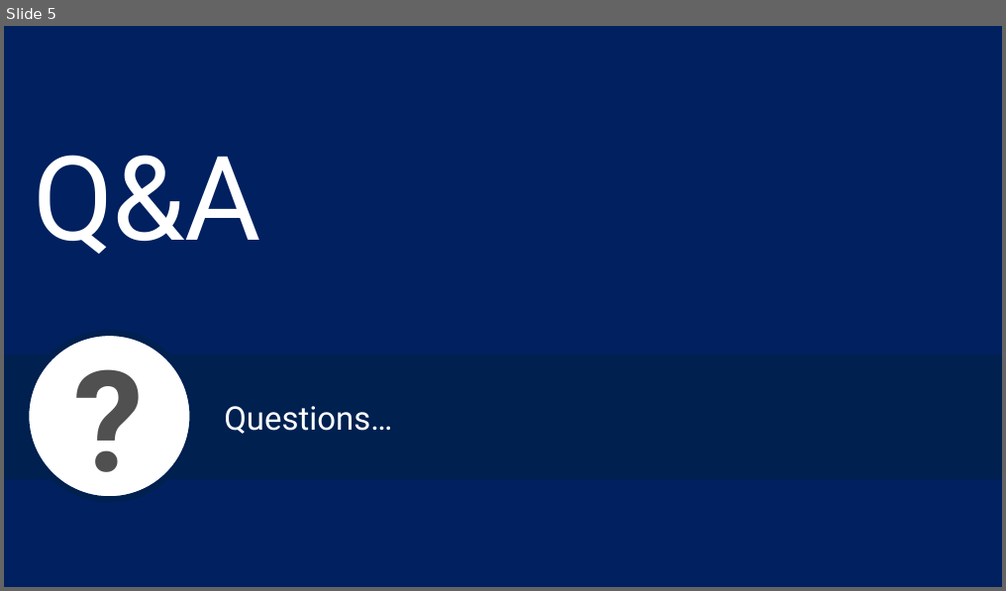
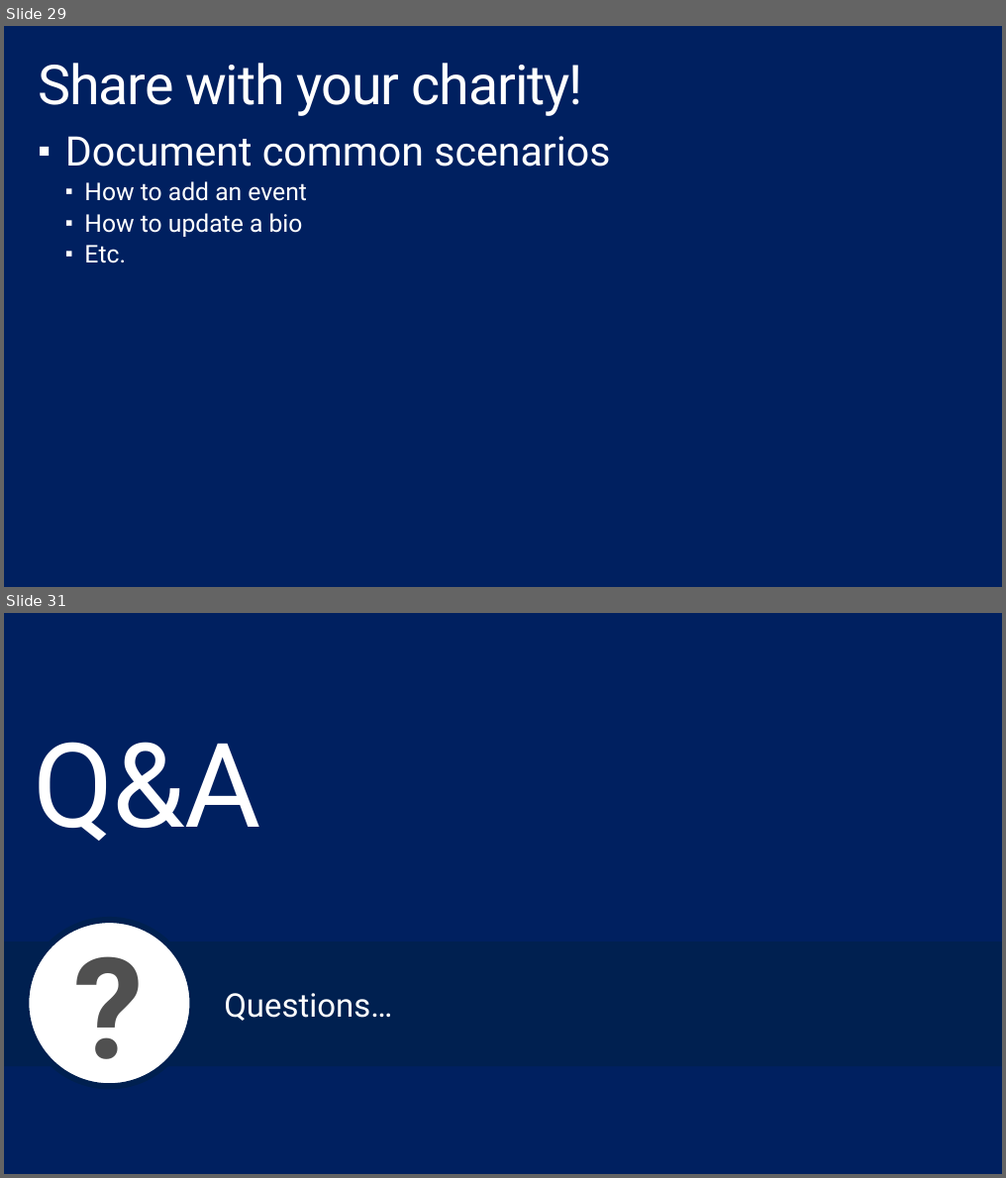
Before and after one commit to shawnweisfeld/20160906_GiveCampDevBootcamp, a slide deck: DevBootcamp.pptx. Shown one above the other, each under a label of ours: slide 5 before the commit, slides 29 and 31 after it; the slides between them are not shown. The pictures are 1006x591 and 1006x1178 pixels, drawn with LibreOffice and Linux fonts; fonts in the diff are those of the drawing; background and template pictures are left out. Boxes give left, top, right and bottom in pixels: in the first picture for what was removed or moved away, otherwise in the second. Text is boxed around its words. In the diff, an @@ line names an element or a change of style, - is before the commit and + after.

```diff
--- a/DevBootcamp.pptx
+++ b/DevBootcamp.pptx
@@ slide 29 added at (x1=4, y1=26, x2=1002, y2=587), background #002060 @@
@@ title added at (x1=38, y1=63, x2=583, y2=116), 54 pt, text #FFFFFF @@
+Share with your charity!
@@ text added at (x1=65, y1=136, x2=610, y2=264), 24 pt, text #FFFFFF @@
+▪ Document common scenarios
+  ▪ How to add an event
+  ▪ How to update a bio
+  ▪ Etc.
@@ what was slide 5 is now slide 31 @@
```
Also in this commit, not shown: 3 slides changed, 25 other slides added.
